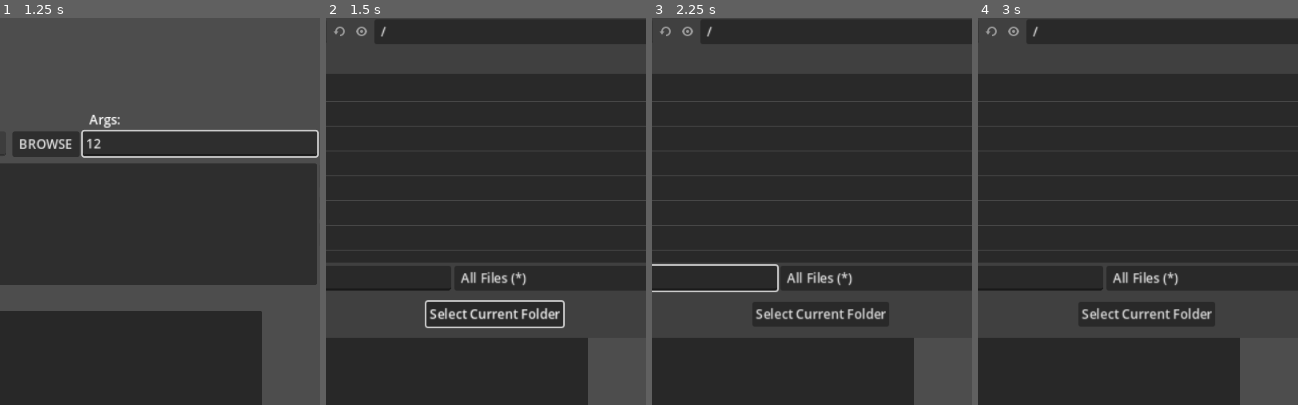
Above: before the commit, frames 1-4 (left to right).
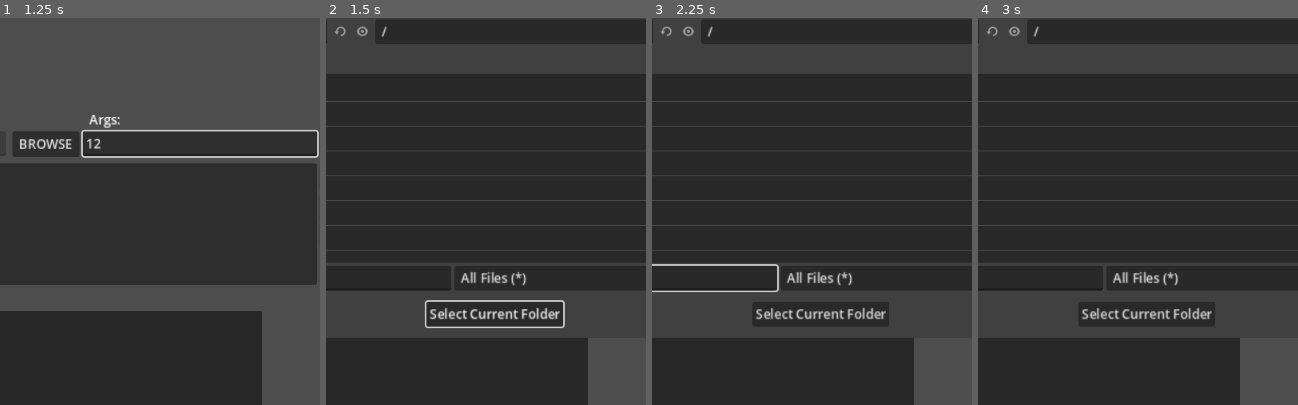
Above: after the commit, the same moments.

Repository: HephepTeam/HephepBuilder
Game: Godot game, scene res://scenes/hephep_builder.tscn
Two runs of this game, one before a commit and one after it. Both use one fixed random seed, a clock stepped at 60 frames per second and the inputs below.
Inputs (mouse positions are % of the whole screen's width and height, from its top left):
- Up to frame 1 (1.25 s): click (44, 14) at 0.52 s; type "12" at 0.6 s; click (44, 22) at 0.75 s; type "12" at 0.83 s; click (70, 48) at 0.98 s; type "12" at 1.07 s
- Up to frame 2 (1.5 s): click "BROWSE" at 1.25 s
- Up to frame 3 (2.25 s): click (32, 65) at 2.02 s; type "12" at 2.1 s
- Up to frame 4 (3 s): click (6, 33) at 2.75 s
The pictures show only the part of the screen within x 39-89%, y 32-82%; the shares and areas given below are measured in that part.

Frame 1 is identical in both runs. In frame 2, 0.1% of the frame differs, in the area x 2-20%, y 2-5%; in frame 3, 0.1%; in frame 4, 0.1%.

Commit message:
- made the build button enabled if build template were already enabled when loading saved presets

Diff:
--- a/HephepBuilder/scenes/hephep_builder.gd
+++ b/HephepBuilder/scenes/hephep_builder.gd
@@ -351,10 +351,14 @@
 		GodotPathLine.text = preset["godot_version_path"]
 		var presets_checked = preset["export_presets"].values()
 		var i = 0
+		var at_least_one_preset_enabled = false
 		for column in $PlatformsSettings/MarginContainer/PlatformSettingsHbox.get_children():
 			for preset_item in column.get_children():
 				preset_item.checkbox.button_pressed = presets_checked[i]
+				if presets_checked[i] == true:
+					at_least_one_preset_enabled = true
 				i+=1
+		$BuildButton.disabled = !at_least_one_preset_enabled
 		$BatchList.scripts_list = preset["scripts_list"]
 		$BatchList.update_item_list()
 
